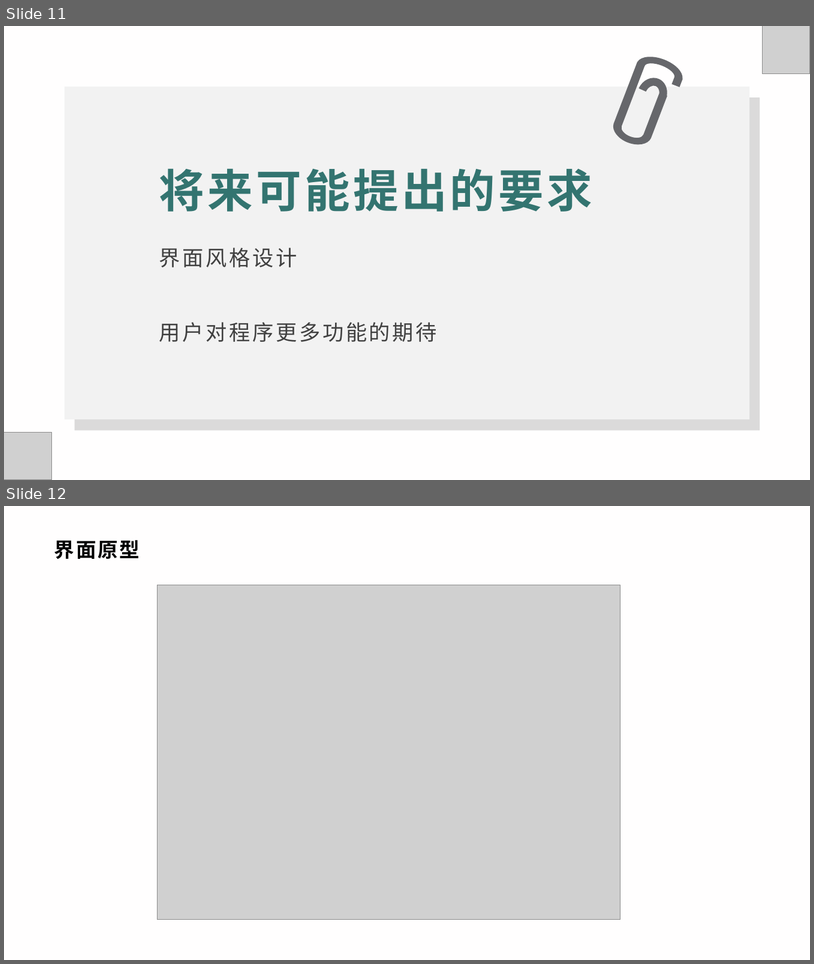
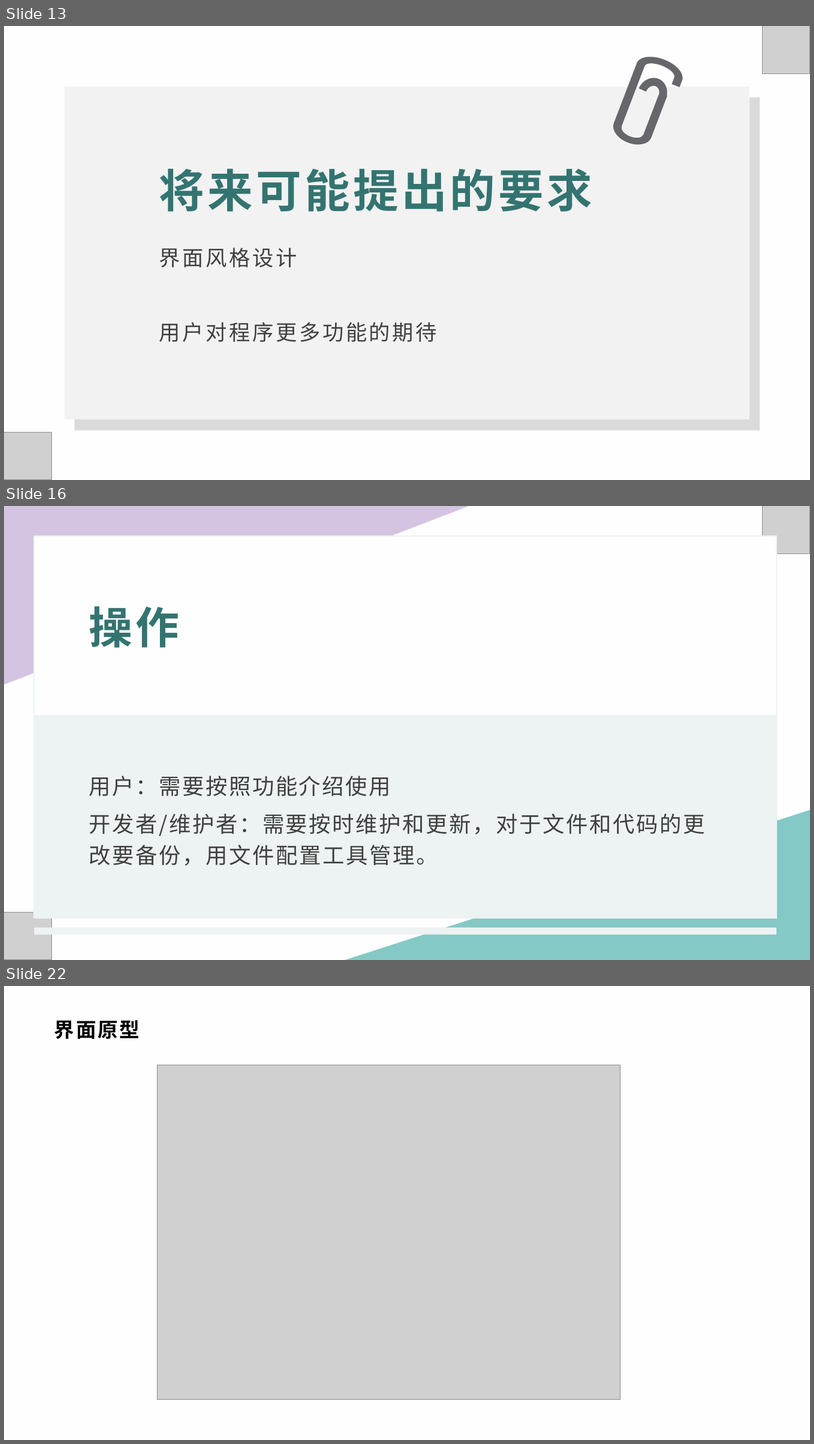
Before and after one commit to xlisses/ruang, a slide deck: Requirement_Statements/需求分析.pptx. Shown one above the other, each under a label of ours: slides 11 and 12 before the commit, slides 13, 16 and 22 after it; the slides between them are not shown. The pictures are 814x964 and 814x1444 pixels, drawn with LibreOffice and Linux fonts; fonts in the diff are those of the drawing; grey boxes stand for pictures; background and template pictures are left out. Boxes give left, top, right and bottom in pixels: in the first picture for what was removed or moved away, otherwise in the second. Text is boxed around its words. In the diff, an @@ line names an element or a change of style, - is before the commit and + after.

```diff
--- a/Requirement_Statements/需求分析.pptx
+++ b/Requirement_Statements/需求分析.pptx
@@ slide 16 added at (4,506,810,960), background #FFFEFE @@
@@ freeform shape added at (4,506,469,684), fill #AE91CA at 53% opacity @@
@@ picture added at (763,506,810,554) @@
@@ rectangle added at (34,536,777,716), fill #FFFEFE, outline #EDF2F2 1.5 pt @@
@@ text added at (89,606,179,648), 52 pt, text #337470, bold @@
+操作
@@ rectangle added at (34,716,777,918), fill #EDF2F2, outline #EDF2F2 1.5 pt @@
@@ text added at (89,775,705,865), 26 pt, text #404040 @@
+用户：需要按照功能介绍使用
+开发者/维护者：需要按时维护和更新，对于文件和代码的更改要备份，用文件配置工具管理。
@@ freeform shape added at (345,810,810,960), fill #84C9C5 @@
@@ picture added at (4,912,52,960) @@
@@ rectangle added at (34,927,777,934), fill #EDF2F2 @@
@@ what was slide 11 is now slide 13 @@
@@ what was slide 12 is now slide 22 @@
```
Also in this commit, not shown: 2 slides changed, 10 other slides added.
